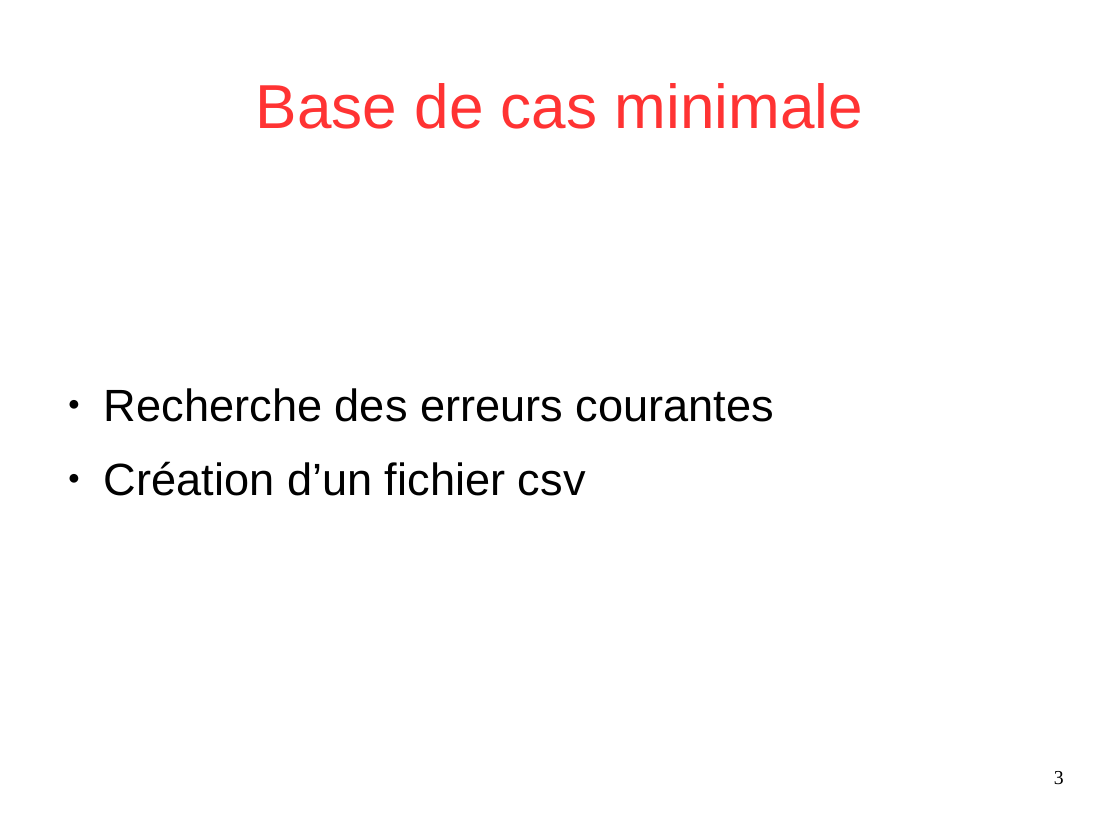
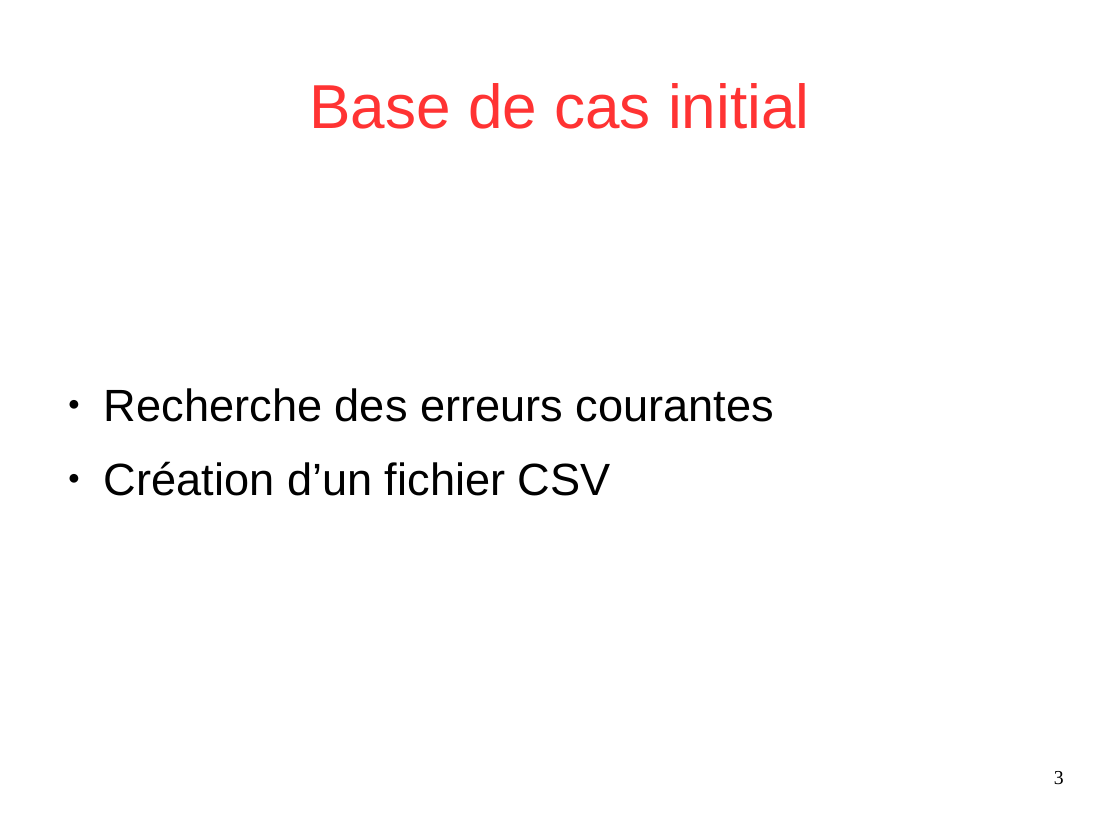
Before and after one commit to Sle3pingForest/StageL3, a slide deck: slide 3 of RapportDamien/presentation.odp. Drawn at 1120x840 pixels with LibreOffice and Linux fonts; fonts in the diff are those of the drawing. Boxes give left, top, right and bottom in pixels: in the first picture for what was removed or moved away, otherwise in the second. Text is boxed around its words. In the diff, an @@ line names an element or a change of style, - is before the commit and + after.

```diff
--- a/RapportDamien/presentation.odp
+++ b/RapportDamien/presentation.odp
@@ title at (309, 83, 809, 129): text changed @@
-Base de cas minimale
+Base de cas initial
@@ text at (104, 461, 611, 496): text changed @@
-● Création d’un fichier csv
+● Création d’un fichier CSV
```
Also in this commit, not shown: 8 other slides changed, 2 slides added, 14 other files.
